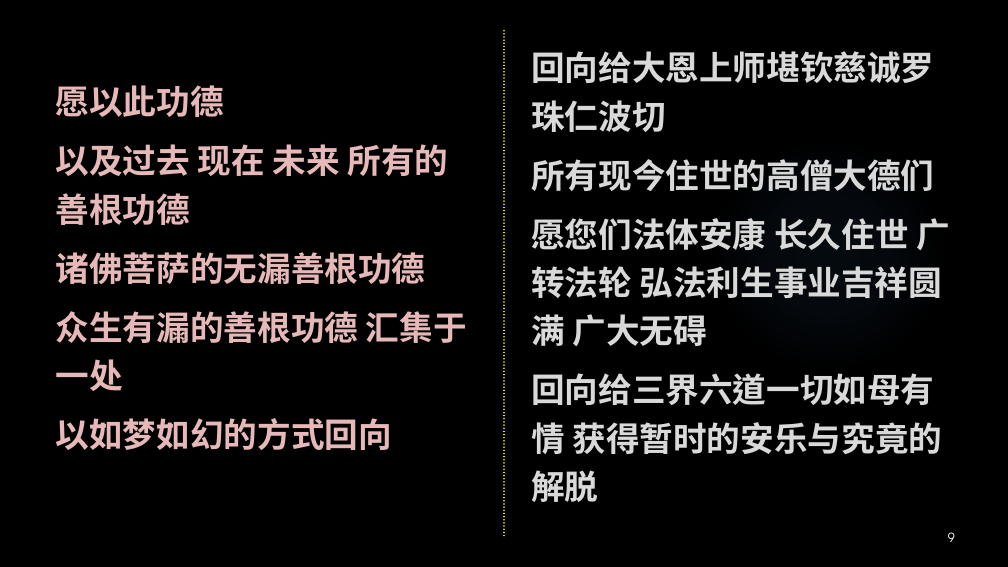
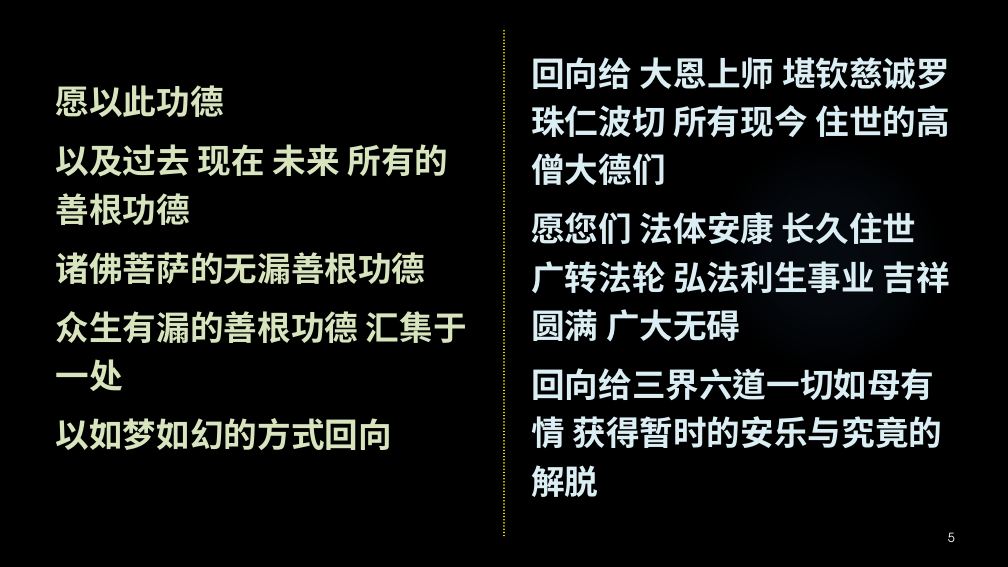
Before and after one commit to zuokun2013/hdv, a slide deck: slide 5 of other/回向2021.pptx (slide 9 before the commit). Drawn at 1008x567 pixels with LibreOffice and Linux fonts; fonts in the diff are those of the drawing; background and template pictures are left out. Boxes give left, top, right and bottom in pixels: in the first picture for what was removed or moved away, otherwise in the second. Text is boxed around its words. In the diff, an @@ line names an element or a change of style, - is before the commit and + after.

```diff
--- a/other/回向2021.pptx
+++ b/other/回向2021.pptx
@@ text "愿以此功德" at bbox=[56, 85, 467, 450]: text colour #E6B9B8 to #D7E4BD @@
@@ text at bbox=[531, 57, 950, 341]: text changed; text colour #D9D9D9 to #DBEEF4 @@
-回向给大恩上师堪钦慈诚罗珠仁波切
-所有现今住世的高僧大德们
-愿您们法体安康 长久住世 广转法轮 弘法利生事业吉祥圆满 广大无碍
+回向给 大恩上师 堪钦慈诚罗珠仁波切 所有现今 住世的高僧大德们
+愿您们 法体安康 长久住世 广转法轮 弘法利生事业 吉祥圆满 广大无碍
@@ text at bbox=[531, 368, 942, 497]: text colour #D9D9D9 to #DBEEF4 in "回向给三界六道一切如母有情 获得暂时的安乐与究竟的解脱" @@
@@ page number at bbox=[948, 532, 955, 542]: text changed @@
-9
+5
```
Also in this commit, not shown: 6 other slides changed, 5 slides removed, 10 other files.
